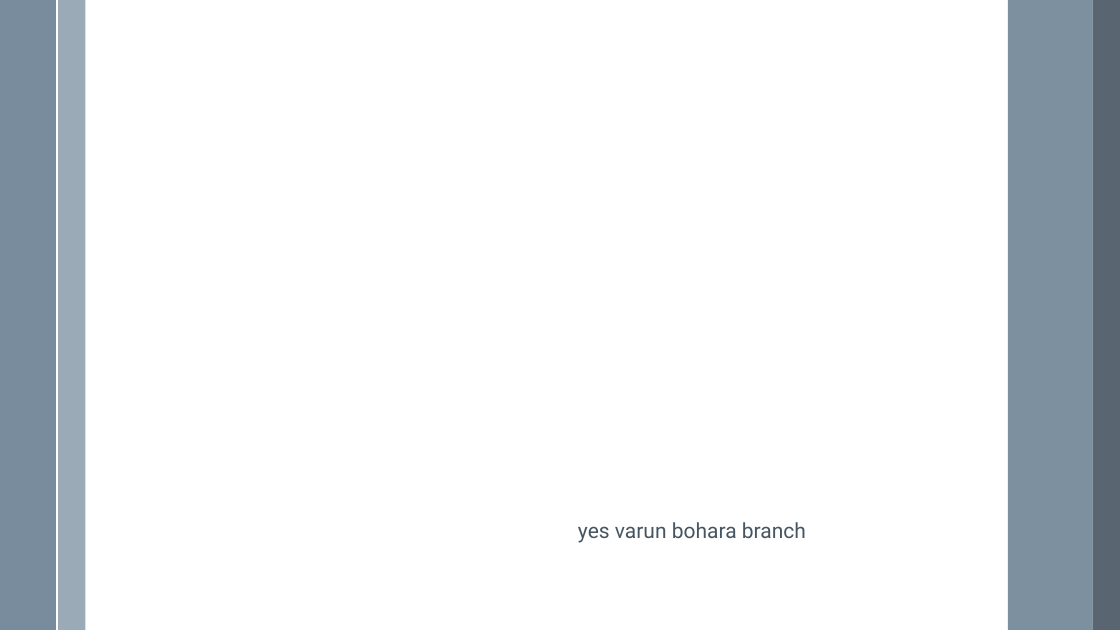
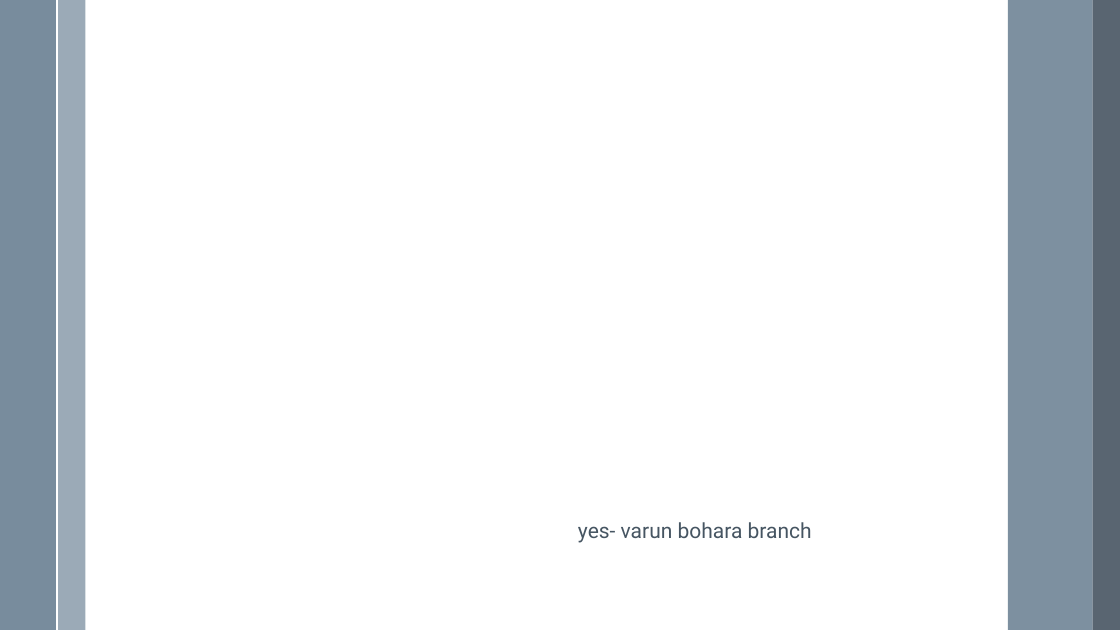
Before and after one commit to VarunBohara/Mini-Project-Documents, a slide deck: slide 2 of Ideas -- v3.0.pptx. Drawn at 1120x630 pixels with LibreOffice and Linux fonts; fonts in the diff are those of the drawing. Boxes give left, top, right and bottom in pixels: in the first picture for what was removed or moved away, otherwise in the second. Text is boxed around its words. In the diff, an @@ line names an element or a change of style, - is before the commit and + after.

```diff
--- a/Ideas -- v3.0.pptx
+++ b/Ideas -- v3.0.pptx
@@ text at (x1=578, y1=522, x2=812, y2=543): text changed @@
-yes varun bohara branch
+yes- varun bohara branch
```
